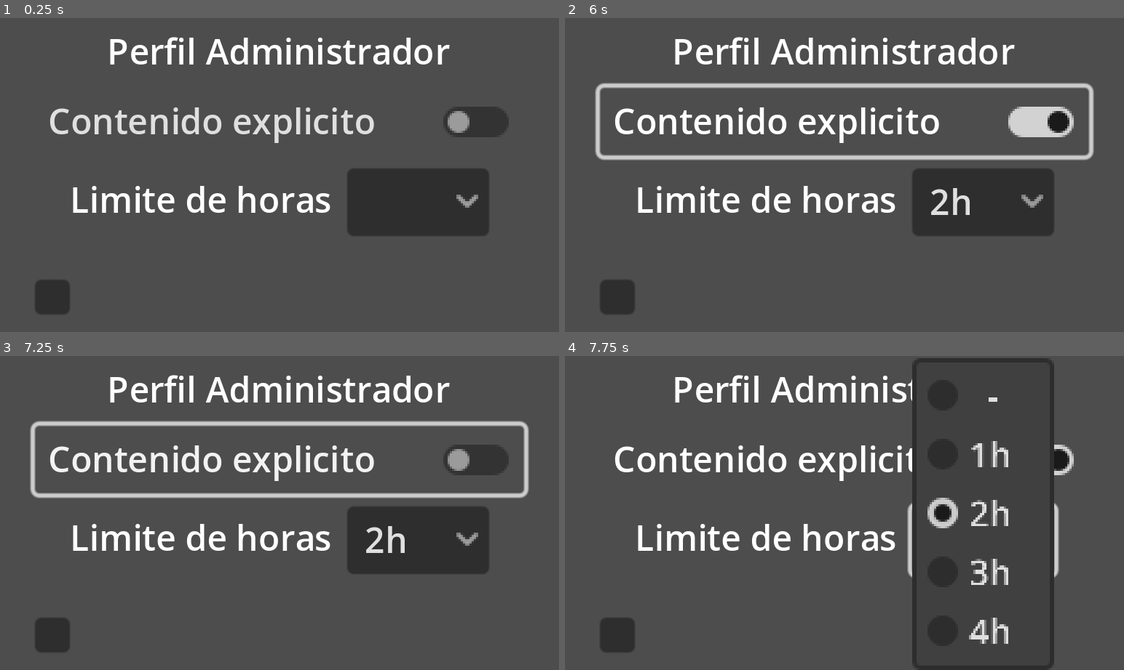
Above: before the commit, frames 1-4 (two rows, left to right).
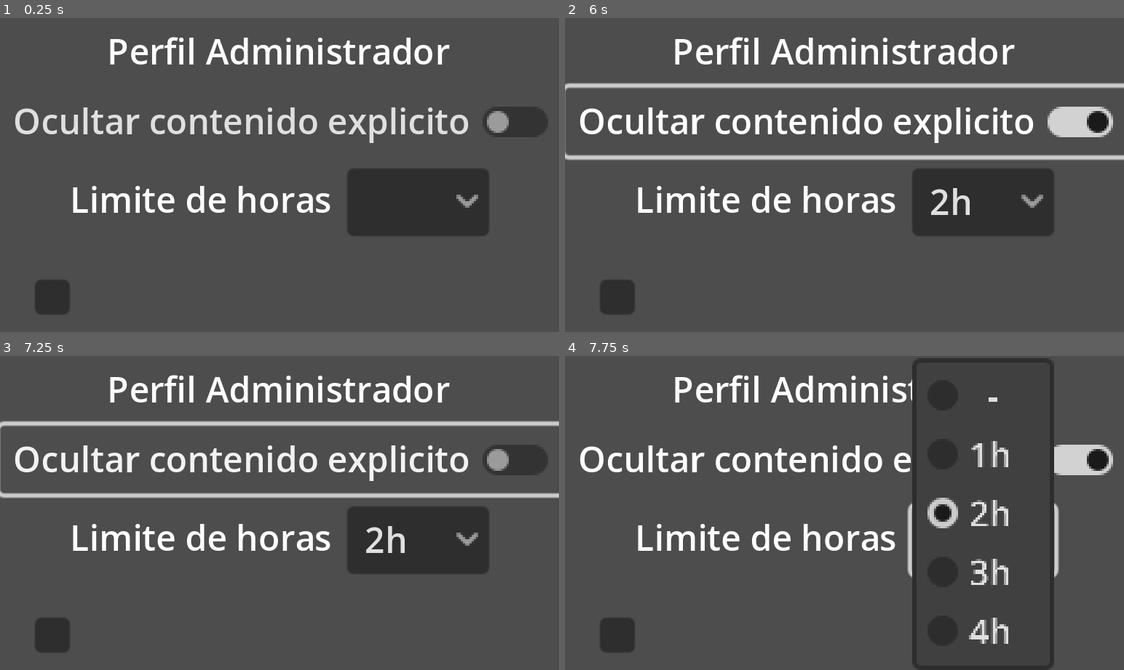
Above: after the commit, the same moments.

Repository: alvarolh33/marcelo
Game: Godot game, scene res://scenes/admin_profile.tscn
The game is run twice, just before and just after one commit, with the same random seed, the same clock (stepped at 60 frames per second) and the same inputs. This scene is started directly instead of the project's main scene.
Inputs (mouse positions are in pixels of both pictures, inside the frame that each line leads up to):
- Up to frame 1 (0.25 s): no input
- Up to frame 2 (6 s): click "Contenido explicito" (after the commit: "Ocultar contenido explicito") at 0.5 s; click (615, 297) at 1.25 s; click "Admin" at 2 s; click (984, 203) at 2.75 s; tap Enter at 3.5, 5.75 s; move the mouse to (967, 159) at 3.52 s; hold D (right) 3.53-4.25 s; click (967, 159) at 3.6 s; click "2h" at 4.25 s; tap Space at 5 s; move the mouse to (732, 190) at 5.02 s; hold S (down) 5.03-5.78 s; click (732, 190) at 5.1 s; move the mouse to (900, 105) at 5.77 s; hold D (right) from 5.78 s (still down); click (900, 105) at 5.85 s
- Up to frame 3 (7.25 s): tap Space at 6.5 s; move the mouse to (251, 575) at 6.52 s; release D (right) at 6.53 s; hold W (up) from 6.53 s (still down); click (251, 575) at 6.6 s
- Up to frame 4 (7.75 s): tap Enter at 7.25 s; move the mouse to (1012, 560) at 7.27 s; release W (up) at 7.28 s; hold A (left) from 7.28 s (still down); click (1012, 560) at 7.35 s

The runs differ from the first frame. In frame 1, 4.3% of the frame differs, in the area x 2-98%, y 28-40%; in frame 2, 5.2%, in the area x 0-100%, y 20-46%; in frame 3, 5.1%; in frame 4, 3.1%.

Commit message:
Cambio opcion admin

Diff:
--- a/scenes/admin_profile.tscn
+++ b/scenes/admin_profile.tscn
@@ -15,14 +15,13 @@
 text = "Perfil Administrador"
 
 [node name="VBoxContainer" type="VBoxContainer" parent="."]
-offset_left = 16.0
 offset_top = 32.0
-offset_right = 240.0
+offset_right = 258.0
 offset_bottom = 128.0
 
 [node name="CheckButton" type="CheckButton" parent="VBoxContainer"]
 layout_mode = 2
-text = "Contenido explicito"
+text = "Ocultar contenido explicito"
 
 [node name="OptionButton2" type="OptionButton" parent="."]
 offset_left = 159.0
